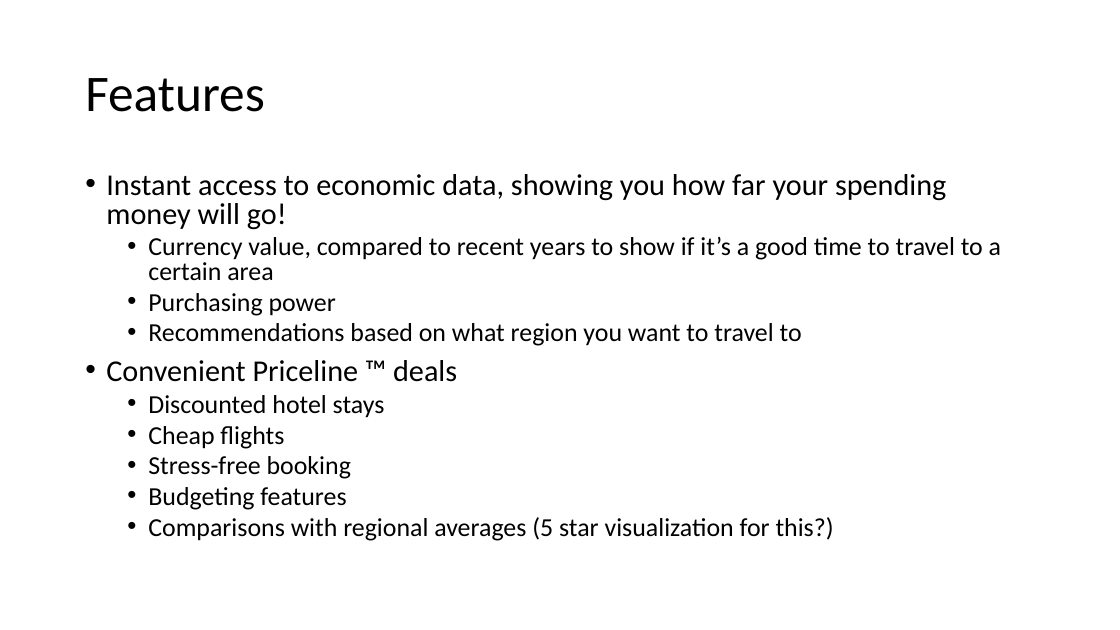
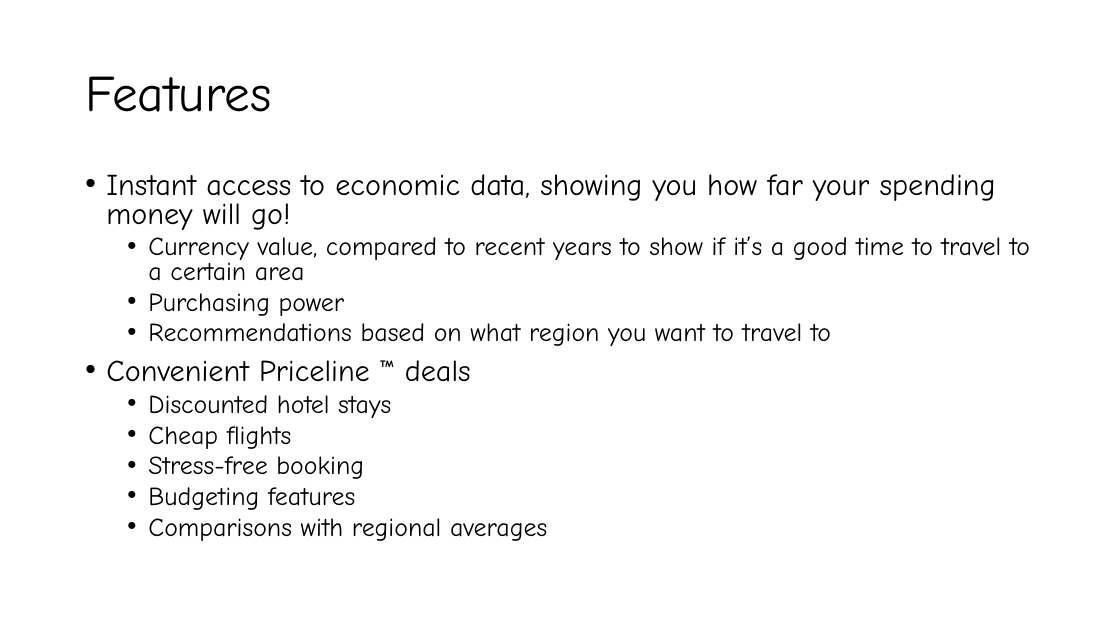
Before and after one commit to jamesylgan/Wakawhitti-BigRedHacks, a slide deck: slide 3 of Presentation1.pptx. Drawn at 1120x630 pixels with LibreOffice and Linux fonts; fonts in the diff are those of the drawing. Boxes give left, top, right and bottom in pixels: in the first picture for what was removed or moved away, otherwise in the second. Text is boxed around its words. In the diff, an @@ line names an element or a change of style, - is before the commit and + after.

Commit message:
use this presentation

```diff
--- a/Presentation1.pptx
+++ b/Presentation1.pptx
@@ title "Features" at [85, 76, 271, 112]: font Calibri to Comic Neue @@
@@ text at [106, 174, 1030, 510]: font Calibri to Comic Neue @@
@@ text at [148, 518, 547, 541]: text changed; font Calibri to Comic Neue @@
-  • Comparisons with regional averages (5 star visualization for this?)
+  • Comparisons with regional averages
```
Also in this commit, not shown: 2 other slides changed.
